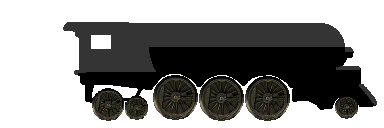
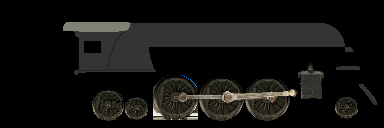
The second w=384, h=128 image is a revision of the first. Changes to its layers:
added layer "Layer 11" above "Top Piston Crank" over [298, 63, 324, 99]
added layer "Top Piston Crank" above "Bottom Link" over [222, 89, 298, 103]
added layer "Bottom Link" above "Reference" over [176, 91, 278, 103]
removed layer "window" over [91, 35, 111, 49]
painted on "Body" over [63, 22, 155, 72]
